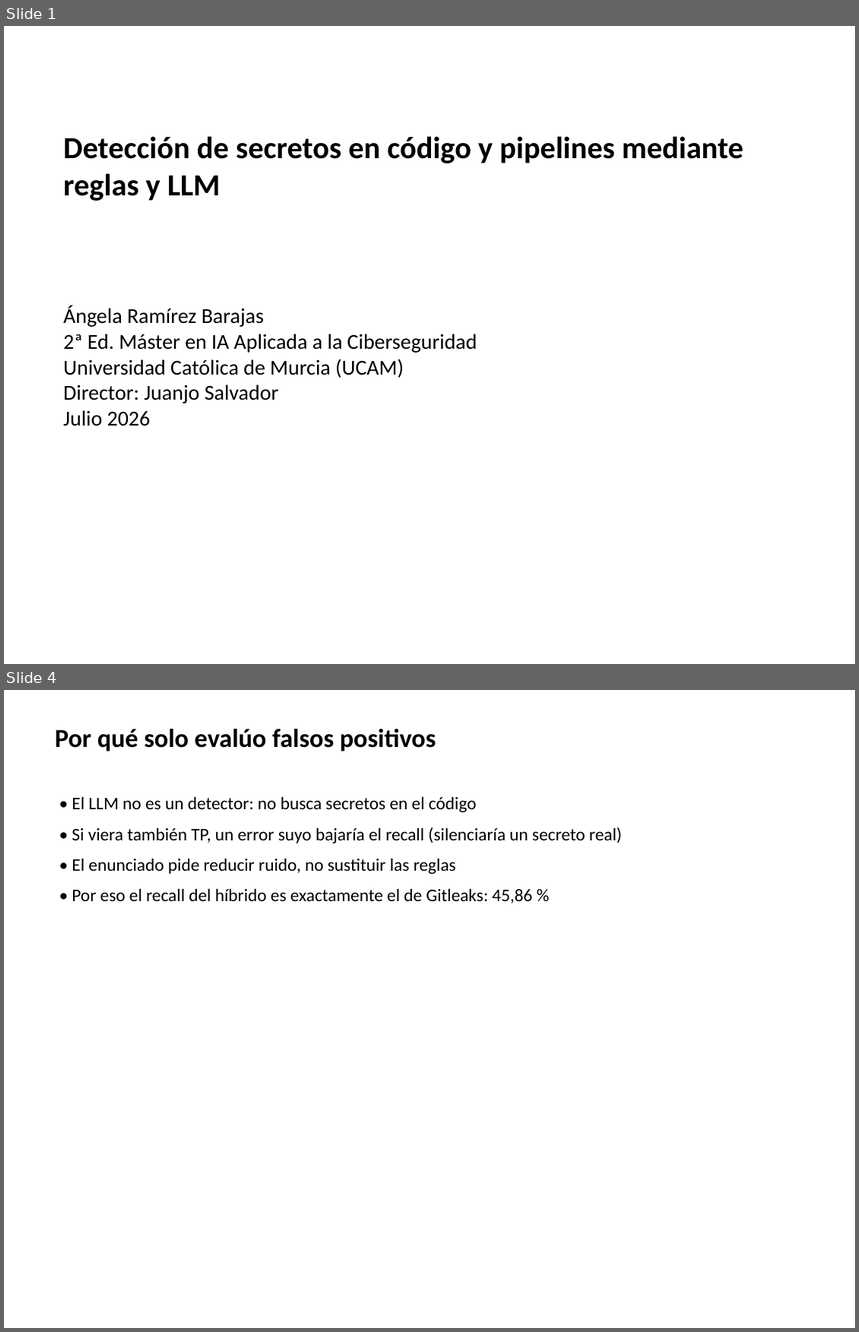
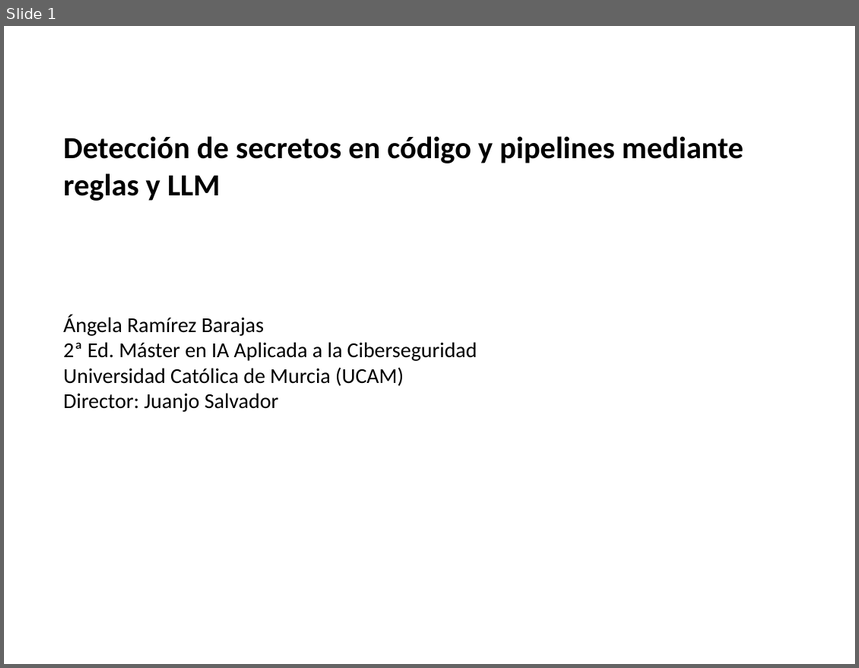
Before and after one commit to aramirezbarajas/secret-scan-tfm, a slide deck: docs/presentacion_defensa.pptx. Shown one above the other, each under a label of ours: slides 1 and 4 before the commit, slide 1 after it; the slides between them are not shown. The pictures are 859x1332 and 859x668 pixels, drawn with LibreOffice and Linux fonts; fonts in the diff are those of the drawing. Boxes give left, top, right and bottom in pixels: in the first picture for what was removed or moved away, otherwise in the second. Text is boxed around its words. In the diff, an @@ line names an element or a change of style, - is before the commit and + after.

```diff
--- a/docs/presentacion_defensa.pptx
+++ b/docs/presentacion_defensa.pptx
@@ slide 4 removed at (x1=4, y1=690, x2=855, y2=1328), background #FFFFFF @@
@@ text removed at (x1=55, y1=729, x2=436, y2=752) @@
-Por qué solo evalúo falsos positivos
@@ text removed at (x1=72, y1=796, x2=622, y2=904) @@
-• El LLM no es un detector: no busca secretos en el código
-• Si viera también TP, un error suyo bajaría el recall (silenciaría un secreto real)
-• El enunciado pide reducir ruido, no sustituir las reglas
-• Por eso el recall del híbrido es exactamente el de Gitleaks: 45,86 %
@@ slide 1 changed as well @@
@@ text "Ángela Ramírez Barajas" moved from (x1=63, y1=306, x2=477, y2=427) to (x1=63, y1=314, x2=477, y2=412) @@
@@ text at (x1=63, y1=411, x2=151, y2=427): paragraph removed @@
-Julio 2026
```
Also in this commit, not shown: 3 other slides changed, 3 slides added, 6 other slides removed, 2 other files.
